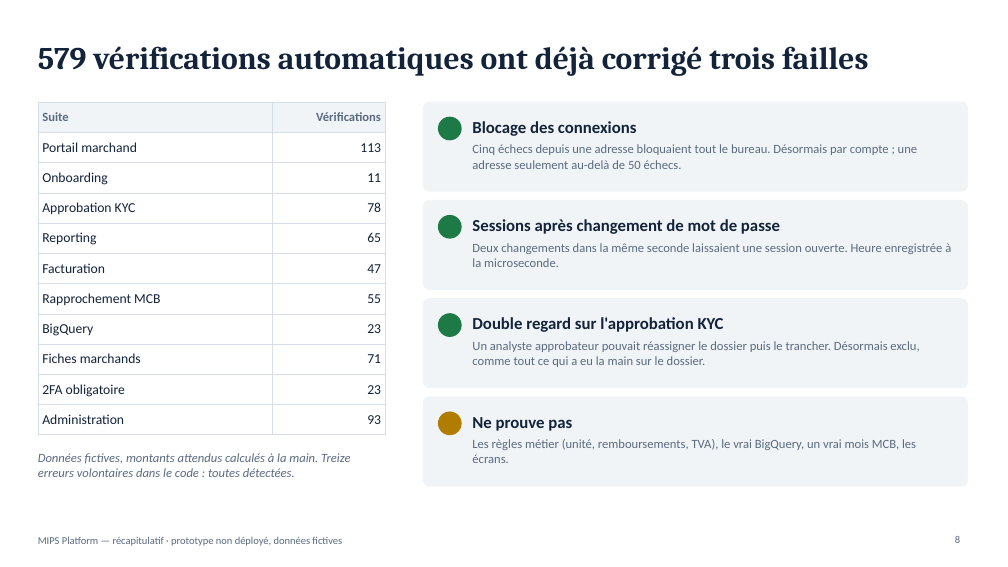
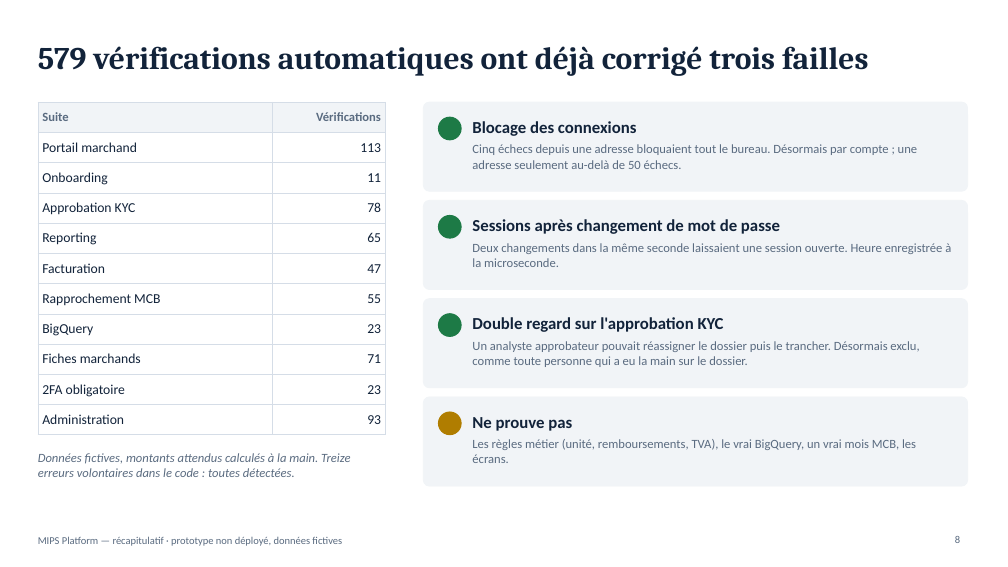
Before and after one commit to fmassonmips/mips-platform, a slide deck: slide 8 of outputs/recap/MIPS-recapitulatif.pptx. Drawn at 1008x567 pixels with LibreOffice and Linux fonts; fonts in the diff are those of the drawing. Boxes give left, top, right and bottom in pixels: in the first picture for what was removed or moved away, otherwise in the second. Text is boxed around its words. In the diff, an @@ line names an element or a change of style, - is before the commit and + after.

```diff
--- a/outputs/recap/MIPS-recapitulatif.pptx
+++ b/outputs/recap/MIPS-recapitulatif.pptx
@@ text at box(472, 341, 919, 367): text changed @@
-Un analyste approbateur pouvait réassigner le dossier puis le trancher. Désormais exclu, comme tout ce qui a eu la main sur le dossier.
+Un analyste approbateur pouvait réassigner le dossier puis le trancher. Désormais exclu, comme toute personne qui a eu la main sur le dossier.
```
Also in this commit, not shown: 1 other slide changed, 1 other file.
